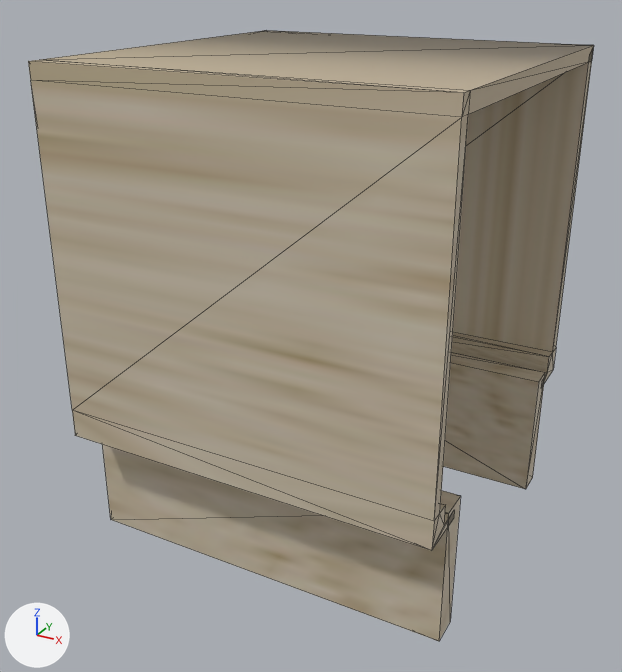
The glTF model 箱庭/Asset/Models/Terrains/Gimmick/PitFall/PitFall.gltf as it was, and as the next commit left it.
Before and after are seen from a camera (50 mm lens) standing at (7.97, -15.47, 8.67) and looking at (-0.26, -0.51, 1.2). Arrows for +X, +Y and +Z are at lower left; the lights stay in place. Mesh edges are drawn as thin lines. Where no turn or scale is listed for an object, it has been applied to the vertices. Vertices at the same position are counted once.
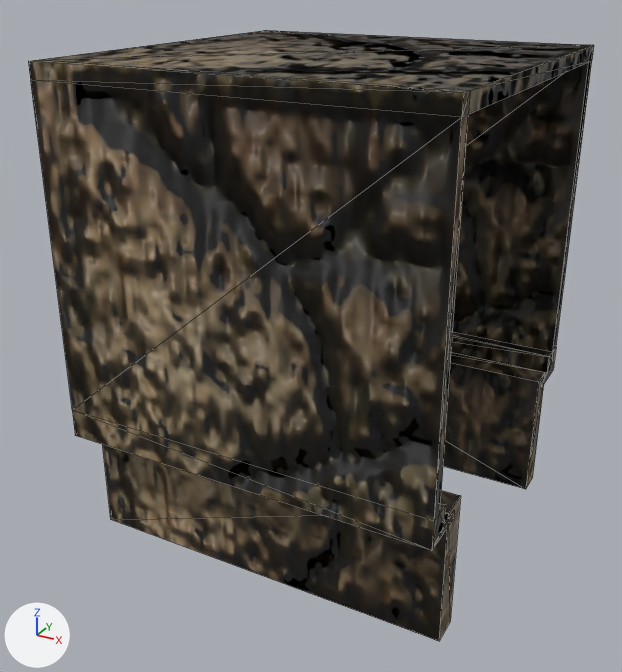
Edits to the bpy script that builds the scene:
```text
Add img_normalstone3:
    img_normalstone3 = load_image('normalstone3', 'normalstone3.png', 64, 43, 'Non-Color')
Add img_stone3:
    img_stone3 = load_image('stone3', 'stone3.jpg', 64, 43, 'sRGB')
Change mat_material_002:
    where n2 = _N.new('ShaderNodeTexImage'); n2.name = 'Image Texture'
    n2.image: img_sunahekil02 -> img_stone3
    add n3 = _N.new('ShaderNodeNormalMap'); n3.name = 'Normal Map'
    add n3.uv_map = 'UVMap'
    add n4 = _N.new('ShaderNodeTexImage'); n4.name = 'Image Texture.001'
    add n4.image = img_normalstone3
    where n0 = _N.new('ShaderNodeBsdfPrincipled'); n0.name = 'Principled BSDF'
    add _L.new(n3.outputs[0], n0.inputs[5])  # 'Normal' to 'Normal'
    add _L.new(n4.outputs[0], n3.inputs[1])  # 'Color' to 'Color'
Change me_cube_002:
    where me_cube_002.from_pydata(...)  # 42 vertices, 80 faces; spans x -4.0..4.0, y -4.0..4.0, z -0.72..6.83
    used by ob_cube_001; location = (0.0, 0.0, 0.18)
    me_cube_002 part 1: texture (UV) coordinates of 80 of 80 faces, centred in x -4.0..4.0, y -4.0..4.0, z -0.72..6.83, changed; they spanned u 0.0..0.99, v 0.0..1.0 and now span u 0.0..1.03, v 0.03..1.04
Change me_cube_003:
    where me_cube_003.from_pydata(...)  # 8 vertices, 12 faces; spans x -4.0..4.0, y -0.3..0.3, z -2.9..0.0
    used by ob_cube_003; location = (0.0, -2.95, -0.24)
    me_cube_003 part 2: texture (UV) coordinates of 12 of 12 faces, centred in x -4.0..4.0, y -0.3..0.3, z -2.9..0.0, changed; they spanned u 0.49..0.74, v 0.4..0.6 and now span u 0.0..1.0, v 0.32..0.68
```

Pixel boxes [x1, y1, x2, y2] of what changed, in the pictures (622 x 672 px):
'Cube.001', surface changed: [28, 30, 594, 551] in both
'Cube.003', surface changed: [102, 444, 461, 641] in both
'Cube.002', surface changed: [443, 352, 545, 489] in both
